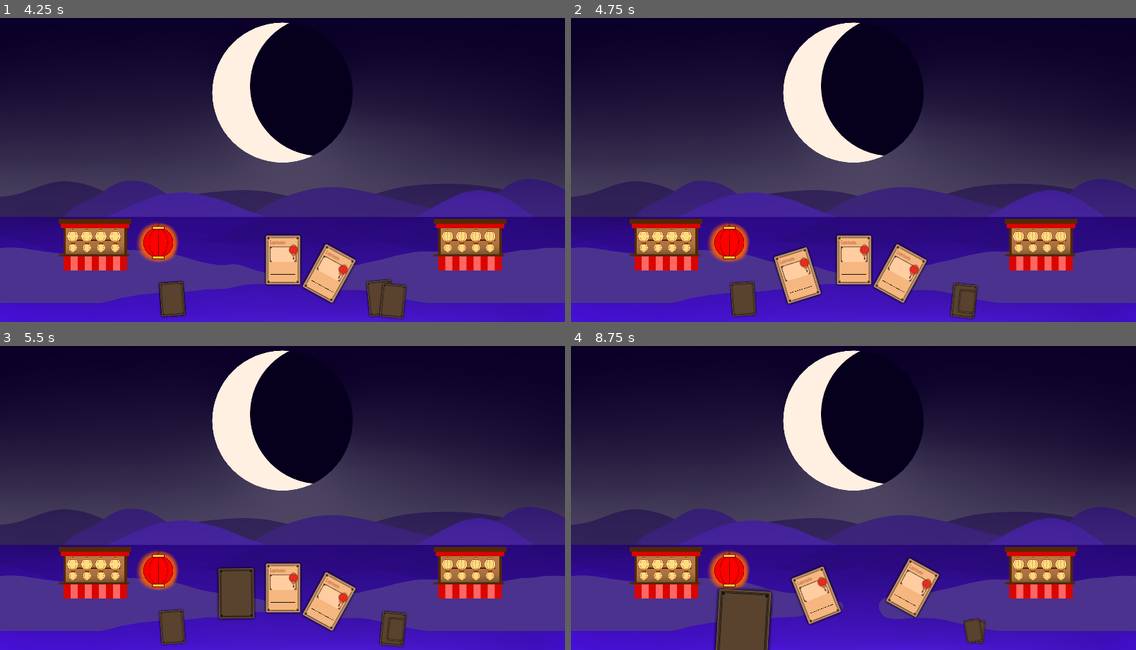
Above: before the commit, frames 1-4 (two rows, left to right).
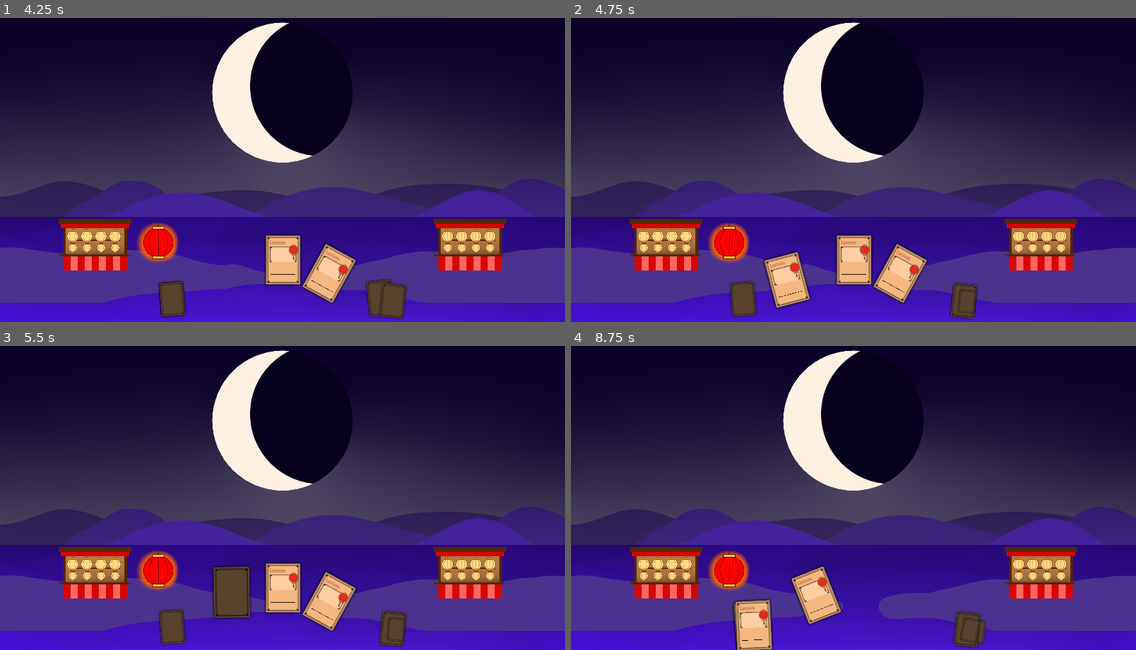
Above: after the commit, the same moments.

Repository: CiaranWoodward/LD52
Game: Godot game, scene res://Level/Level.tscn
Two runs of this game, one before a commit and one after it. Both use one fixed random seed, a clock stepped at 60 frames per second and the inputs below.
Inputs (mouse positions are in pixels of both pictures, inside the frame that each line leads up to):
- Up to frame 1 (4.25 s): tap Enter at 0.5, 2, 3.5 s; move the mouse to (169, 297) at 0.52 s; click (169, 297) at 0.67 s; tap Space at 1.25, 2.75 s; click (169, 297) at 1.42 s; click (169, 297) at 2.17 s; click (169, 297) at 2.92 s; move the mouse to (237, 270) at 3.52 s; click (237, 270) at 3.67 s
- Up to frame 2 (4.75 s): move the mouse to (949, 297) at 4.27 s; click (949, 297) at 4.42 s
- Up to frame 3 (5.5 s): move the mouse to (242, 595) at 5.02 s; click (242, 595) at 5.17 s
- Up to frame 4 (8.75 s): move the mouse to (740, 625) at 5.77 s; click (740, 625) at 5.92 s; move the mouse to (910, 628) at 6.52 s; click (910, 628) at 6.67 s; move the mouse to (751, 625) at 7.27 s; click (751, 625) at 7.42 s; move the mouse to (853, 589) at 8.02 s; click (853, 589) at 8.17 s

Frame 1 is identical in both runs. In frame 2, 1.2% of the frame differs, in the area x 34-45%, y 74-96%; in frame 3, 0.6%; in frame 4, 3.5%, in the area x 25-73%, y 69-100%.

Commit message:
shuffle sound

Diff:
--- a/Cards/Card.gd
+++ b/Cards/Card.gd
@@ -81,6 +81,8 @@
 
 func _reseat_done():
 	set_mousehover_ignore(false)
+	$SoundSoftPlace.pitch_scale = rand_range(0.8, 1.2)
+	$SoundSoftPlace.play()
 	if is_instance_valid(reseat_target) && reseat_target != get_parent():
 		position = reseat_offset
 		rotation = reseat_rotationoffset
@@ -98,6 +100,7 @@
 				moused_down = true
 			else:
 				if moused_down:
+					$SoundClick.pitch_scale = rand_range(1, 1.1)
 					$SoundClick.play()
 					emit_signal("card_clicked", self)
 				moused_down = false
@@ -107,6 +110,7 @@
 
 func _on_MouseHoverArea_mouse_entered() -> void:
 	mouse_over = true
+	$SoundHover.pitch_scale = rand_range(1.3, 1.5)
 	$SoundHover.play()
 	if !mousehover_ignore:
 		grow_card()
--- a/Cards/Card.tscn
+++ b/Cards/Card.tscn
@@ -56,13 +56,17 @@
 
 [node name="SoundHover" type="AudioStreamPlayer2D" parent="."]
 stream = ExtResource( 5 )
-volume_db = -1.747
-pitch_scale = 1.5
+volume_db = 1.6
+pitch_scale = 1.73
 bus = "Cards"
 
 [node name="SoundClick" type="AudioStreamPlayer2D" parent="."]
 stream = ExtResource( 6 )
 
+[node name="SoundSoftPlace" type="AudioStreamPlayer2D" parent="."]
+stream = ExtResource( 5 )
+volume_db = -7.866
+
 [connection signal="input_event" from="Scaler/MouseSelectArea" to="." method="_on_MouseSelectArea_input_event"]
 [connection signal="mouse_exited" from="Scaler/MouseSelectArea" to="." method="_on_MouseSelectArea_mouse_exited"]
 [connection signal="mouse_entered" from="MouseHoverArea" to="." method="_on_MouseHoverArea_mouse_entered"]
--- a/UI/HUD.gd
+++ b/UI/HUD.gd
@@ -28,6 +28,7 @@
 func replace_draw():
 	if _draw.get_count() == 0:
 		_draw.add_shuffled_cards(_discard.cards())
+		$SoundShuffle.play()
 
 func _draw_replaced():
 	draw_card()
--- a/UI/HUD.tscn
+++ b/UI/HUD.tscn
@@ -1,10 +1,11 @@
-[gd_scene load_steps=6 format=2]
+[gd_scene load_steps=7 format=2]
 
 [ext_resource path="res://Cards/Card.tscn" type="PackedScene" id=1]
 [ext_resource path="res://UI/HUD.gd" type="Script" id=2]
 [ext_resource path="res://UI/DiscardPile.gd" type="Script" id=3]
 [ext_resource path="res://UI/DrawPile.gd" type="Script" id=4]
 [ext_resource path="res://UI/Hand.gd" type="Script" id=5]
+[ext_resource path="res://Sounds/Shuffle.wav" type="AudioStream" id=6]
 
 [node name="HUD" type="Node2D"]
 script = ExtResource( 2 )
@@ -57,3 +58,9 @@
 
 [node name="Card4" parent="DiscardPile" instance=ExtResource( 1 )]
 is_active = false
+
+[node name="SoundShuffle" type="AudioStreamPlayer" parent="."]
+stream = ExtResource( 6 )
+volume_db = -15.731
+pitch_scale = 0.8
+bus = "Cards"
